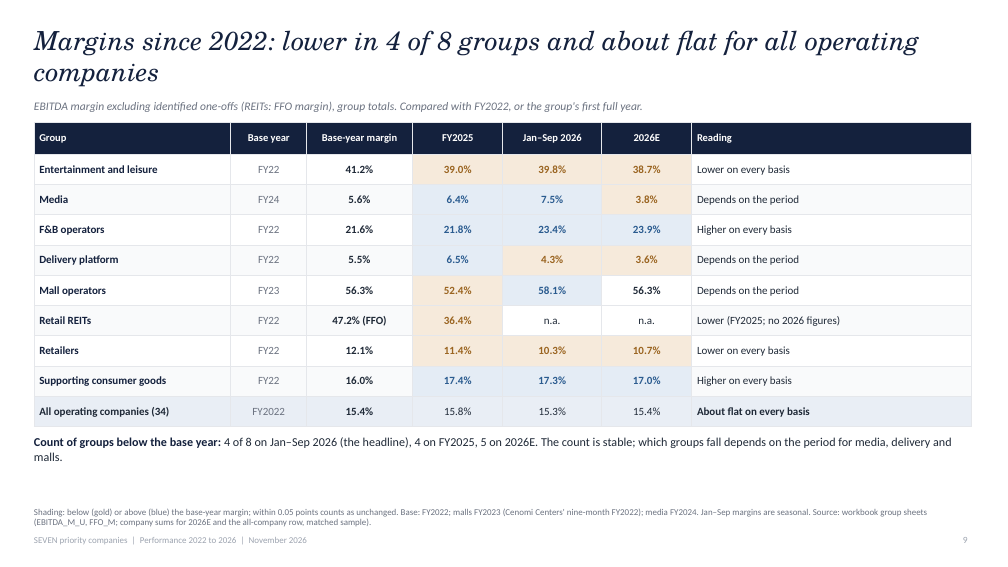
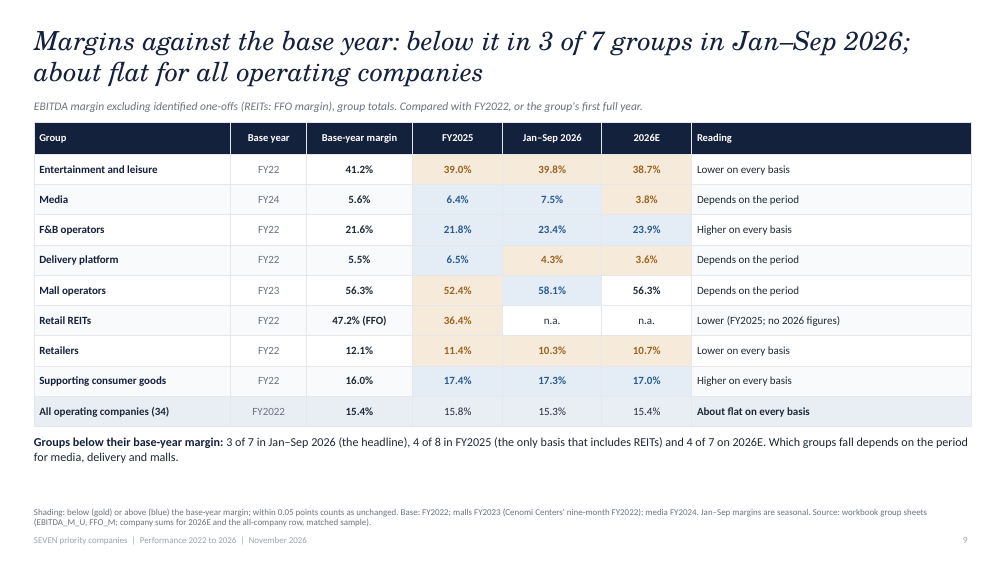
Before and after one commit to KhalidAba94/Test, a slide deck: slide 9 of sector-analysis/sets/seven/output/SEVEN_Priority_Companies_Executive_Deck.pptx. Drawn at 1008x567 pixels with LibreOffice and Linux fonts; fonts in the diff are those of the drawing. Boxes give left, top, right and bottom in pixels: in the first picture for what was removed or moved away, otherwise in the second. Text is boxed around its words. In the diff, an @@ line names an element or a change of style, - is before the commit and + after.

```diff
--- a/sector-analysis/sets/seven/output/SEVEN_Priority_Companies_Executive_Deck.pptx
+++ b/sector-analysis/sets/seven/output/SEVEN_Priority_Companies_Executive_Deck.pptx
@@ title at (x1=34, y1=30, x2=911, y2=87): text changed @@
-Margins since 2022: lower in 4 of 8 groups and about flat for all operating companies
+Margins against the base year: below it in 3 of 7 groups in Jan–Sep 2026; about flat for all operating companies
@@ text at (x1=34, y1=437, x2=968, y2=463): text changed @@
-Count of groups below the base year: 4 of 8 on Jan–Sep 2026 (the headline), 4 on FY2025, 5 on 2026E. The count is stable; which groups fall depends on the period for media, delivery and malls.
+Groups below their base-year margin: 3 of 7 in Jan–Sep 2026 (the headline), 4 of 8 in FY2025 (the only basis that includes REITs) and 4 of 7 on 2026E. Which groups fall depends on the period for media, delivery and malls.
```
Also in this commit, not shown: 8 other slides changed, 4 other files.
